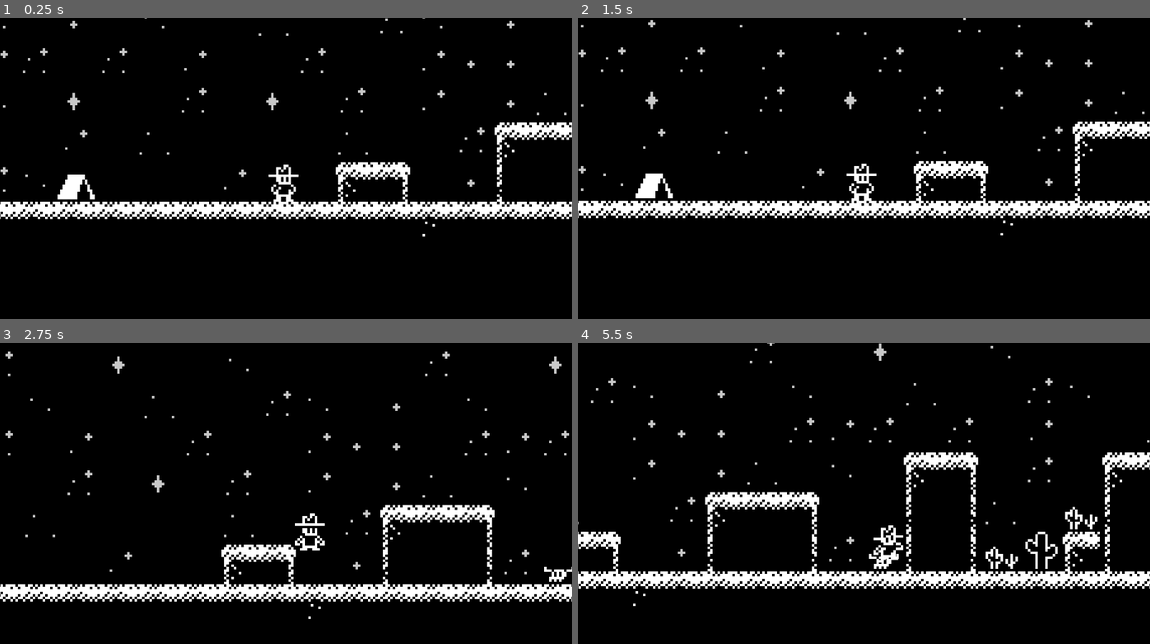
Above: before the commit, frames 1-4 (two rows, left to right).
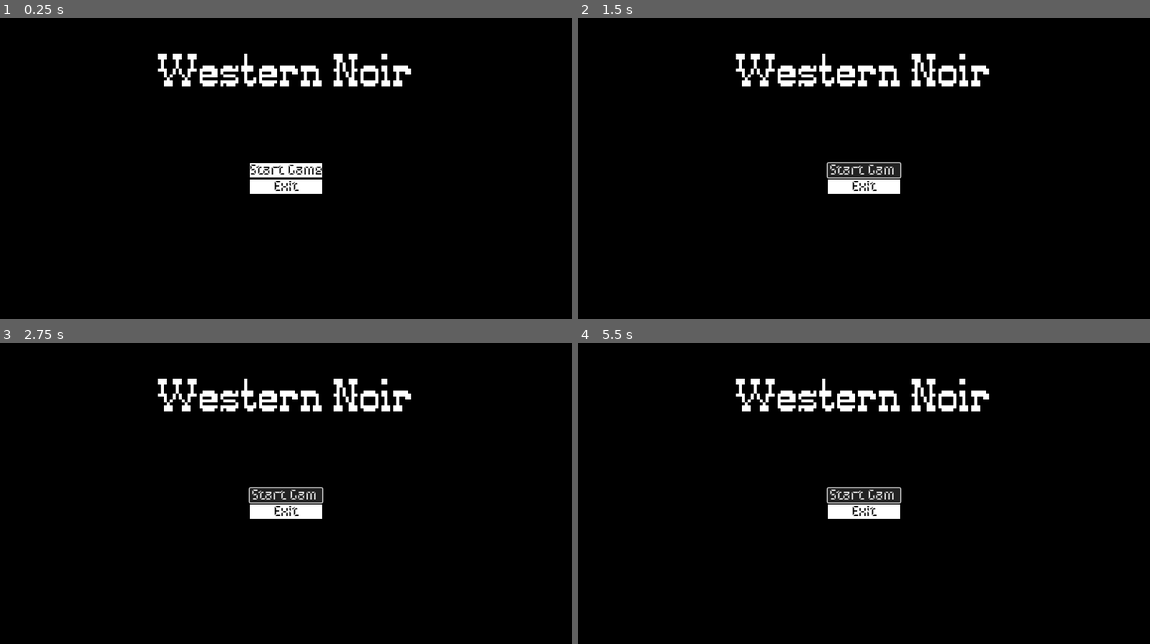
Above: after the commit, the same moments.

Repository: Tortiz-CSUF/western-noir-platformer
Game: Godot game, scene res://Start_Menu.tscn
Two runs of this game, one before a commit and one after it. Both use one fixed random seed, a clock stepped at 60 frames per second and the inputs below. Before the commit the project starts from res://Sample_Scene.tscn.
Inputs (mouse positions are in pixels of both pictures, inside the frame that each line leads up to):
- Up to frame 1 (0.25 s): no input
- Up to frame 2 (1.5 s): click (864, 171) at 0.5 s, where only the run after the commit has a clickable "Start Game"; click (864, 171) at 1.25 s, where only the run after the commit has a clickable "Start Game"
- Up to frame 3 (2.75 s): tap Enter at 2 s; hold D (move_right) from 2.03 s (still down); tap Space (jump) at 2.27 s
- Up to frame 4 (5.5 s): tap Space (jump) at 3.02, 4.52, 5.27 s; release D (move_right) at 3.53 s; hold A (move_left) 3.53-4.28 s; hold D (move_right) from 4.28 s (still down)

The runs differ from the first frame. In frame 1, 10% of the frame differs, in the area x 0-100%, y 0-73%; in frame 2, 10%; in frame 3, 11%; in frame 4, 13%, in the area x 0-100%, y 0-88%.

Commit message:
Title Label and Menu Buttons
Created:
- Label (Title "Western Noir)
- Button (Start Game)
- Button (Exit)

Formatted each element with custom font, color, anchoring, and sizing.

Diff:
--- /dev/null
+++ b/Start_Menu.tscn
@@ -0,0 +1,62 @@
+[gd_scene load_steps=4 format=3 uid="uid://blr4bmpnlswj5"]
+
+[ext_resource type="FontFile" uid="uid://m8luhfimbqq4" path="res://Assets/Fonts/PixelWesternRegular-8g70.ttf" id="1_wrxjg"]
+[ext_resource type="FontFile" uid="uid://ccrhyowxoc31a" path="res://Assets/Fonts/SpeedPxWatch-xRM4O.ttf" id="2_pbjr1"]
+
+[sub_resource type="StyleBoxFlat" id="StyleBoxFlat_xcwll"]
+bg_color = Color(1, 1, 1, 1)
+
+[node name="Control" type="Control"]
+layout_mode = 3
+anchors_preset = 15
+anchor_right = 1.0
+anchor_bottom = 1.0
+grow_horizontal = 2
+grow_vertical = 2
+
+[node name="Label" type="Label" parent="."]
+layout_mode = 1
+anchors_preset = -1
+anchor_left = 0.23394097
+anchor_top = 0.097222224
+anchor_right = 0.76605904
+anchor_bottom = 0.3132716
+grow_horizontal = 2
+theme_override_fonts/font = ExtResource("1_wrxjg")
+theme_override_font_sizes/font_size = 48
+text = "Western Noir"
+horizontal_alignment = 1
+vertical_alignment = 1
+metadata/_edit_use_anchors_ = true
+
+[node name="VBoxContainer" type="VBoxContainer" parent="."]
+layout_mode = 1
+anchors_preset = 8
+anchor_left = 0.5
+anchor_top = 0.5
+anchor_right = 0.5
+anchor_bottom = 0.5
+offset_left = -73.0
+offset_top = -31.0
+offset_right = 73.0
+offset_bottom = 31.0
+grow_horizontal = 2
+grow_vertical = 2
+
+[node name="Button" type="Button" parent="VBoxContainer"]
+layout_mode = 2
+theme_override_colors/font_color = Color(0, 0, 0, 1)
+theme_override_fonts/font = ExtResource("2_pbjr1")
+theme_override_font_sizes/font_size = 28
+theme_override_styles/normal = SubResource("StyleBoxFlat_xcwll")
+text = "Start Game"
+metadata/_edit_use_anchors_ = true
+
+[node name="Button2" type="Button" parent="VBoxContainer"]
+layout_mode = 2
+theme_override_colors/font_color = Color(0, 0, 0, 1)
+theme_override_fonts/font = ExtResource("2_pbjr1")
+theme_override_font_sizes/font_size = 28
+theme_override_styles/normal = SubResource("StyleBoxFlat_xcwll")
+text = "Exit"
+metadata/_edit_use_anchors_ = true
--- a/project.godot
+++ b/project.godot
@@ -11,7 +11,7 @@
 [application]
 
 config/name="Western Noir Platformer"
-run/main_scene="res://Sample_Scene.tscn"
+run/main_scene="uid://blr4bmpnlswj5"
 config/features=PackedStringArray("4.5", "Forward Plus")
 config/icon="res://icon.svg"
 
